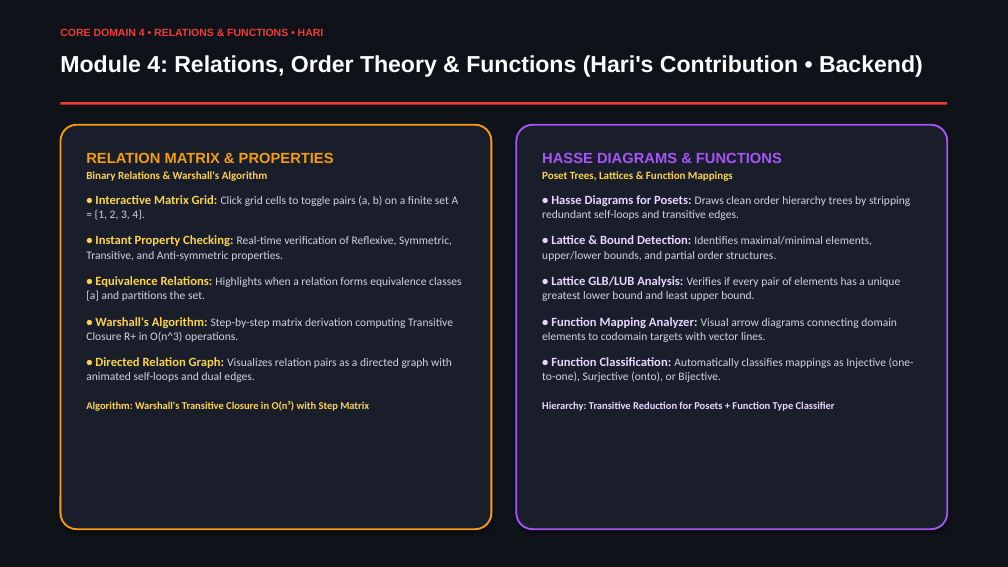
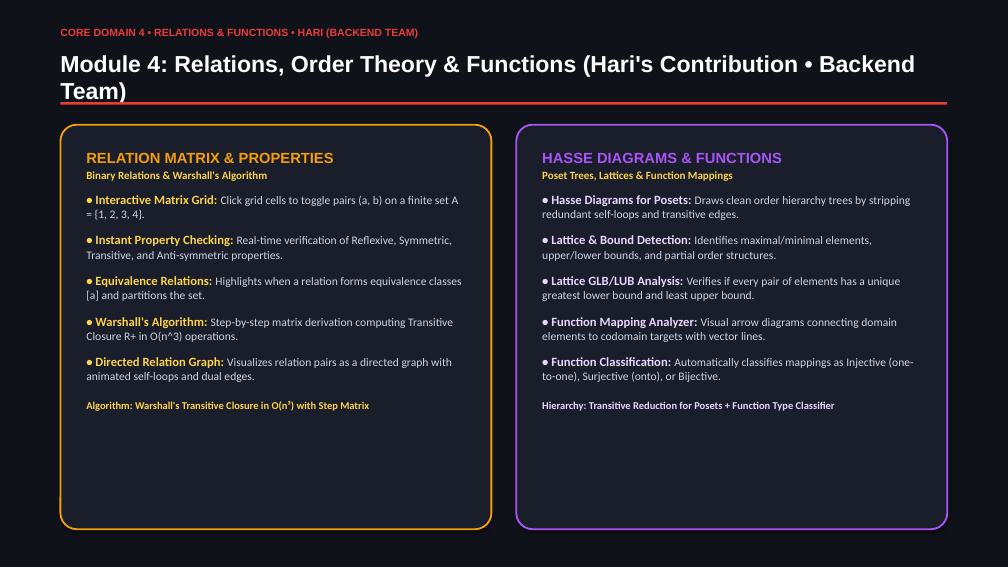
Before and after one commit to akash20065ray-sys/Logic_verse, a slide deck: slide 8 of LogicVerse_Presentation_With_Names.pptx. Drawn at 1008x567 pixels with LibreOffice and Linux fonts; fonts in the diff are those of the drawing. Boxes give left, top, right and bottom in pixels: in the first picture for what was removed or moved away, otherwise in the second. Text is boxed around its words. In the diff, an @@ line names an element or a change of style, - is before the commit and + after.

Commit message:
Align team member roles, modules, and full-stack ownership across slides and paper

```diff
--- a/LogicVerse_Presentation_With_Names.pptx
+++ b/LogicVerse_Presentation_With_Names.pptx
@@ text at [60, 28, 418, 38]: text changed @@
-CORE DOMAIN 4 • RELATIONS & FUNCTIONS • HARI
+CORE DOMAIN 4 • RELATIONS & FUNCTIONS • HARI (BACKEND TEAM)
@@ text at [60, 55, 915, 105]: text changed @@
-Module 4: Relations, Order Theory & Functions (Hari's Contribution • Backend)
+Module 4: Relations, Order Theory & Functions (Hari's Contribution • Backend Team)
```
Also in this commit, not shown: 8 other slides changed, 4 other files.
